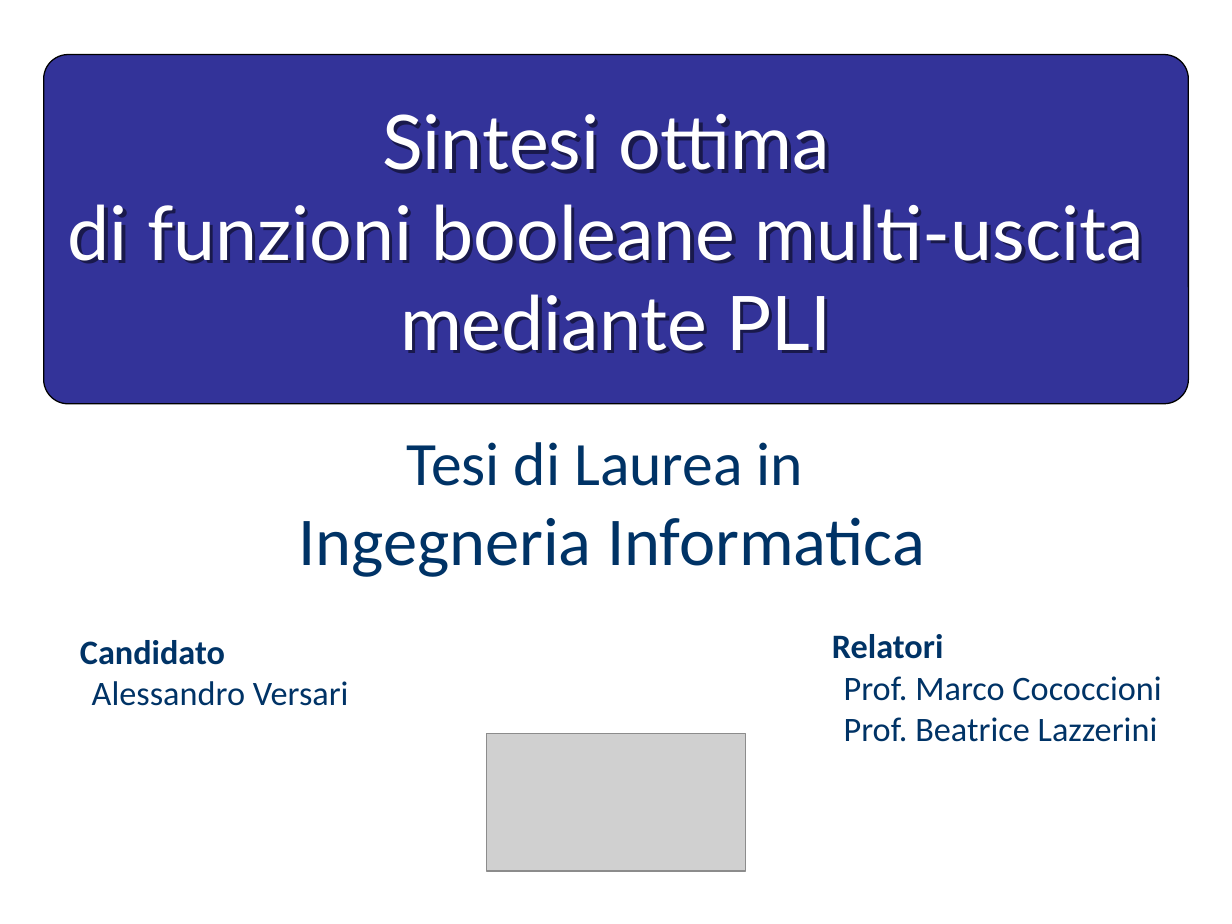
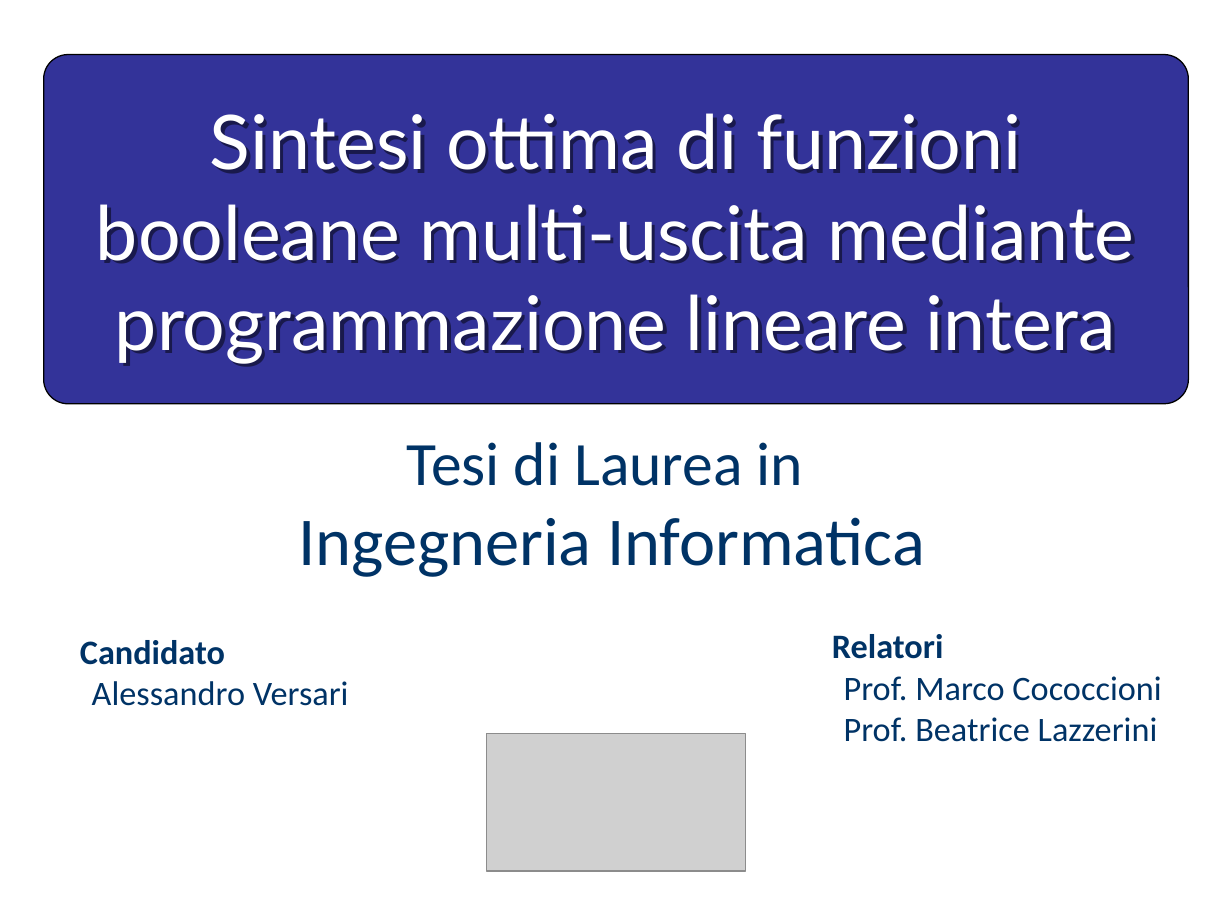
Before and after one commit to just-hms/Optimal-synthesis-of-multi-output-boolean-functions-using-ILP, a slide deck: slide 1 of PresentazioneTesiVersari.pptx. Drawn at 1232x924 pixels with LibreOffice and Linux fonts; fonts in the diff are those of the drawing; grey boxes stand for pictures. Boxes give left, top, right and bottom in pixels: in the first picture for what was removed or moved away, otherwise in the second. Text is boxed around its words. In the diff, an @@ line names an element or a change of style, - is before the commit and + after.

```diff
--- a/PresentazioneTesiVersari.pptx
+++ b/PresentazioneTesiVersari.pptx
@@ title at [96, 113, 1134, 363]: text changed @@
-Sintesi ottima
-di funzioni booleane multi-uscita
-mediante PLI
+Sintesi ottima di funzioni booleane multi-uscita mediante programmazione lineare intera
```
Also in this commit, not shown: 3 other slides changed, 4 other files.
